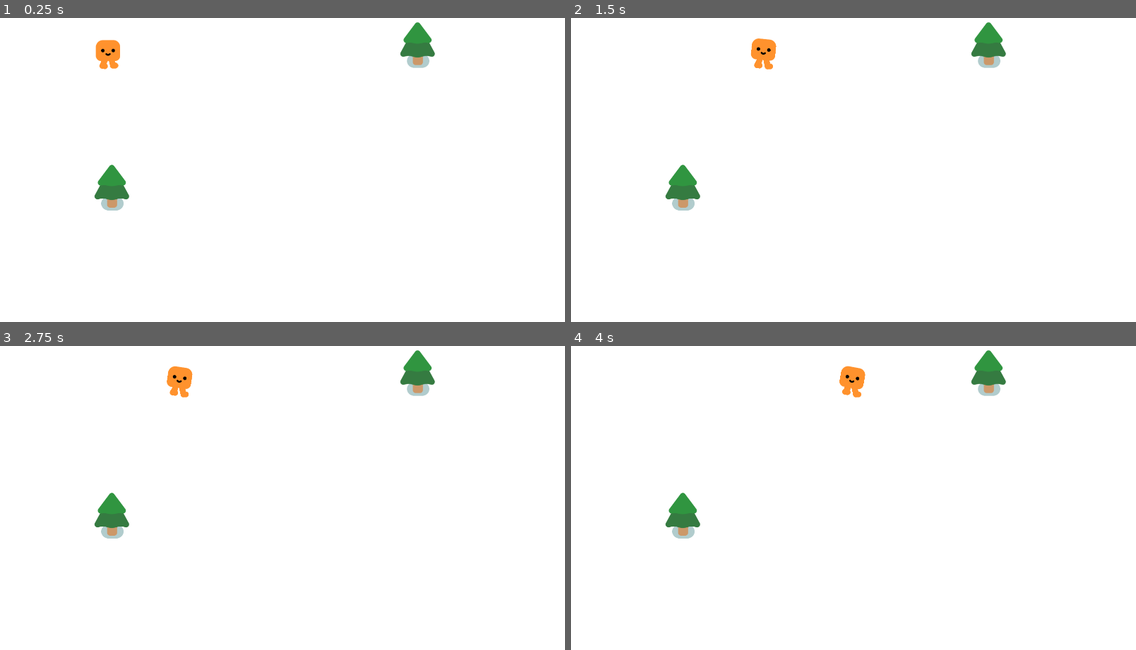
Above: before the commit, frames 1-4 (two rows, left to right).
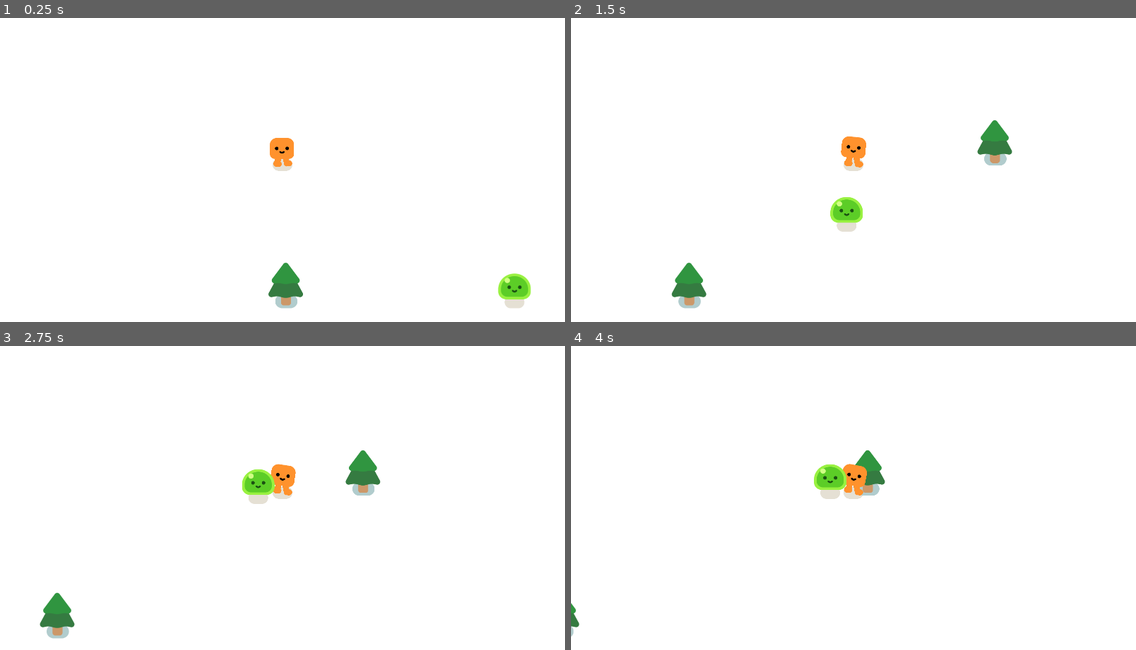
Above: after the commit, the same moments.

Repository: Kuui22/Godot_test
Game: Godot game, scene res://survivors_game.tscn
The game is run twice, just before and just after one commit, with the same random seed, the same clock (stepped at 60 frames per second) and the same inputs.
Inputs:
- Up to frame 1 (0.25 s): no input
- Up to frame 2 (1.5 s): hold D (move_right) from 0.53 s (still down); tap Space (jump) at 0.77 s
- Up to frame 3 (2.75 s): tap Space (jump) at 1.52 s; release D (move_right) at 2.03 s; hold A (move_left) from 2.03 s (still down)
- Up to frame 4 (4 s): release A (move_left) at 2.78 s; hold D (move_right) from 2.78 s (still down); tap Space (jump) at 3.02, 3.77 s

The runs differ from the first frame. In frame 1, 3.1% of the frame differs, in the area x 16-94%, y 1-96%; in frame 2, 3.7%, in the area x 16-79%, y 1-96%; in frame 3, 3.7%; in frame 4, 2.9%.

Commit message:
mobs

Diff:
--- a/2d-project-start/player.gd
+++ b/2d-project-start/player.gd
@@ -1,7 +1,7 @@
 extends CharacterBody2D
 
 @export var happy_boo:Node2D
-const SPEED:float = 300.0
+const SPEED:float = 600.0
 const JUMP_VELOCITY:float = -400.0
 
 # Get the gravity from the project settings to be synced with RigidBody nodes.
--- a/2d-project-start/player.tscn
+++ b/2d-project-start/player.tscn
@@ -14,3 +14,5 @@
 
 [node name="CollisionShape2D" type="CollisionShape2D" parent="."]
 shape = SubResource("CircleShape2D_qfsau")
+
+[node name="Camera2D" type="Camera2D" parent="."]
--- a/2d-project-start/slime.gd
+++ b/2d-project-start/slime.gd
@@ -1,7 +1,15 @@
 extends CharacterBody2D
-
-var player
-
+#@export var slime:Node2D
+@onready var player = get_node("/root/Game/Player")
+@onready var Slime = get_node("Slime")
 func _physics_process(delta):
 	var direction = global_position.direction_to(player.global_position)
 	velocity = direction * 300
+	move_and_slide()
+
+func _process(_delta):
+	#animation
+	if velocity.length() > 0.0:
+		Slime.play_walk()
+	else:
+		Slime.play_hurt()
--- a/2d-project-start/survivors_game.tscn
+++ b/2d-project-start/survivors_game.tscn
@@ -1,12 +1,16 @@
-[gd_scene load_steps=3 format=3 uid="uid://c6wy1u7j3oegw"]
+[gd_scene load_steps=4 format=3 uid="uid://c6wy1u7j3oegw"]
 
 [ext_resource type="PackedScene" uid="uid://ccqvp7v3wrfu6" path="res://player.tscn" id="1_ts5ya"]
 [ext_resource type="PackedScene" uid="uid://rbs34u57e1hy" path="res://pine_tree.tscn" id="2_c4jlw"]
+[ext_resource type="PackedScene" uid="uid://cao6h8v5qixt" path="res://slime.tscn" id="3_pyr3d"]
 
 [node name="Game" type="Node2D"]
 y_sort_enabled = true
 
-[node name="ColorRect" type="ColorRect" parent="."]
+[node name="CanvasLayer" type="CanvasLayer" parent="."]
+layer = -1
+
+[node name="ColorRect" type="ColorRect" parent="CanvasLayer"]
 offset_right = 1920.0
 offset_bottom = 1080.0
 
@@ -18,3 +22,6 @@
 
 [node name="Pine_tree2" parent="." instance=ExtResource("2_c4jlw")]
 position = Vector2(381, 675)
+
+[node name="Slime" parent="." instance=ExtResource("3_pyr3d")]
+position = Vector2(1222, 713)
